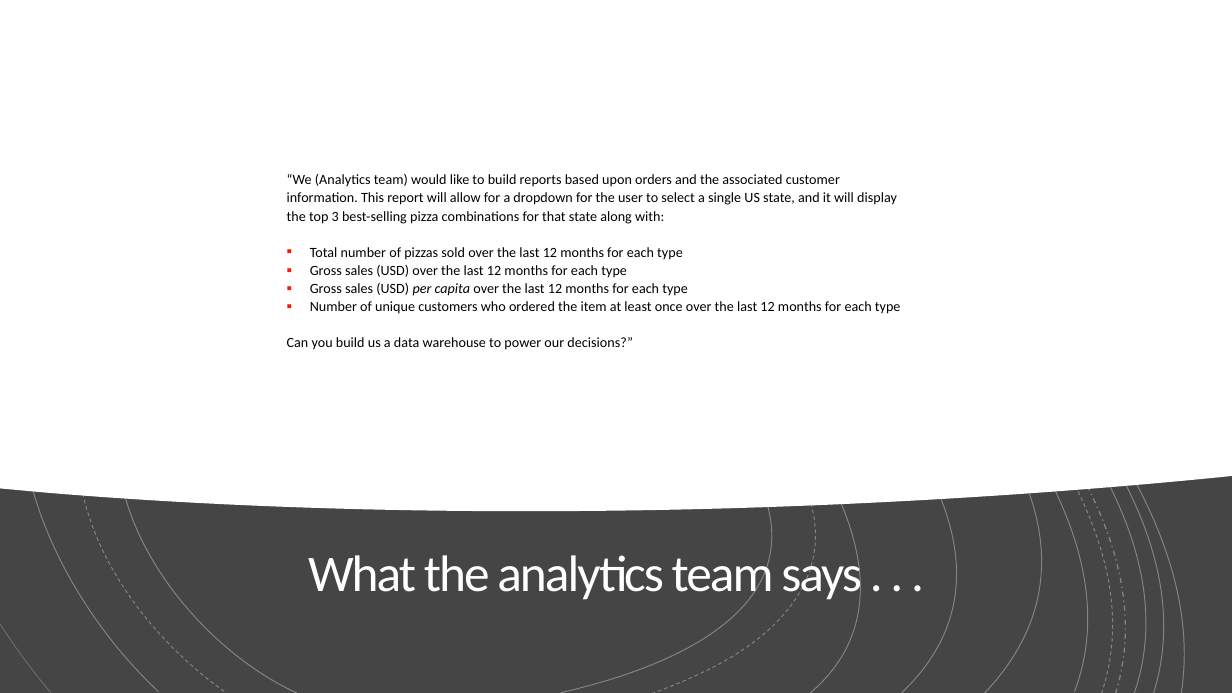
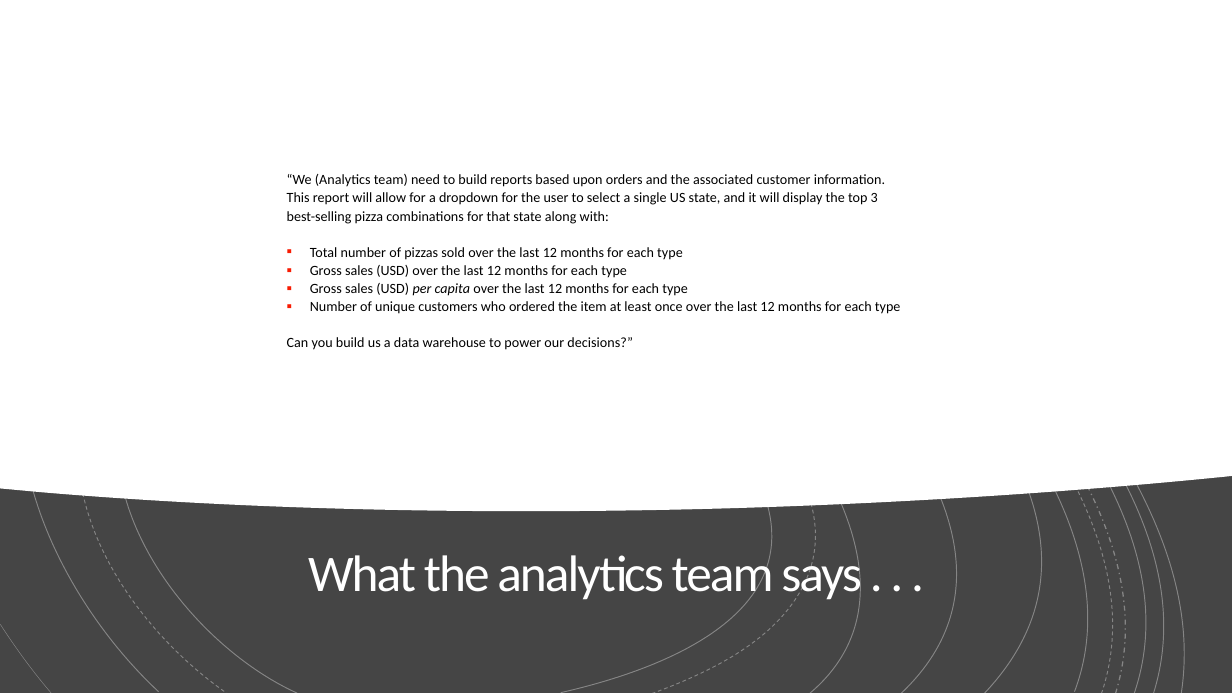
Before and after one commit to jerrycutshaw/spinners-pizza-example-solution-architecture, a slide deck: slide 4 of spinners-pizza-delivery-presentation.pptx. Drawn at 1232x693 pixels with LibreOffice and Linux fonts; fonts in the diff are those of the drawing. Boxes give left, top, right and bottom in pixels: in the first picture for what was removed or moved away, otherwise in the second. Text is boxed around its words. In the diff, an @@ line names an element or a change of style, - is before the commit and + after.

```diff
--- a/spinners-pizza-delivery-presentation.pptx
+++ b/spinners-pizza-delivery-presentation.pptx
@@ text at (x1=287, y1=174, x2=885, y2=224): text changed @@
-“We (Analytics team) would like to build reports based upon orders and the associated customer information. This report will allow for a dropdown for the user to select a single US state, and it will display the top 3 best-selling pizza combinations for that state along with:
+“We (Analytics team) need to build reports based upon orders and the associated customer information. This report will allow for a dropdown for the user to select a single US state, and it will display the top 3 best-selling pizza combinations for that state along with:
```
Also in this commit, not shown: 4 other slides changed.
